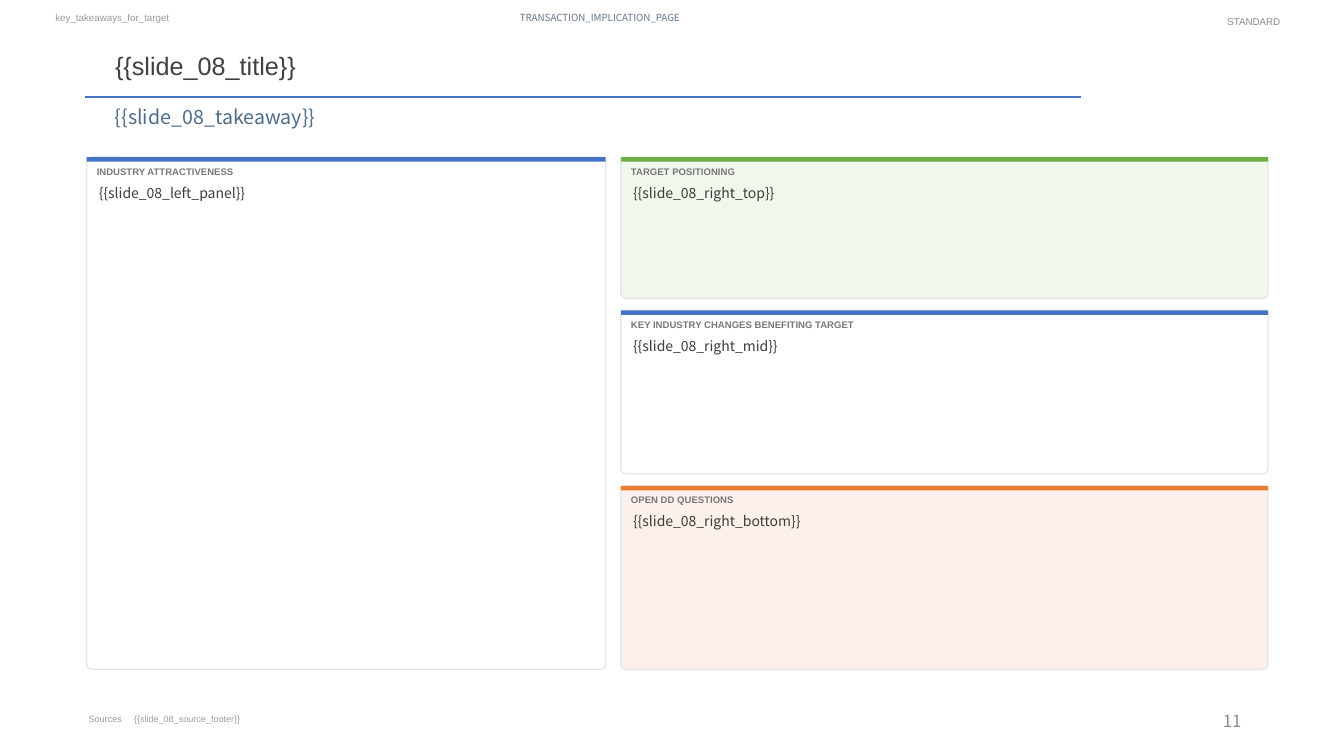
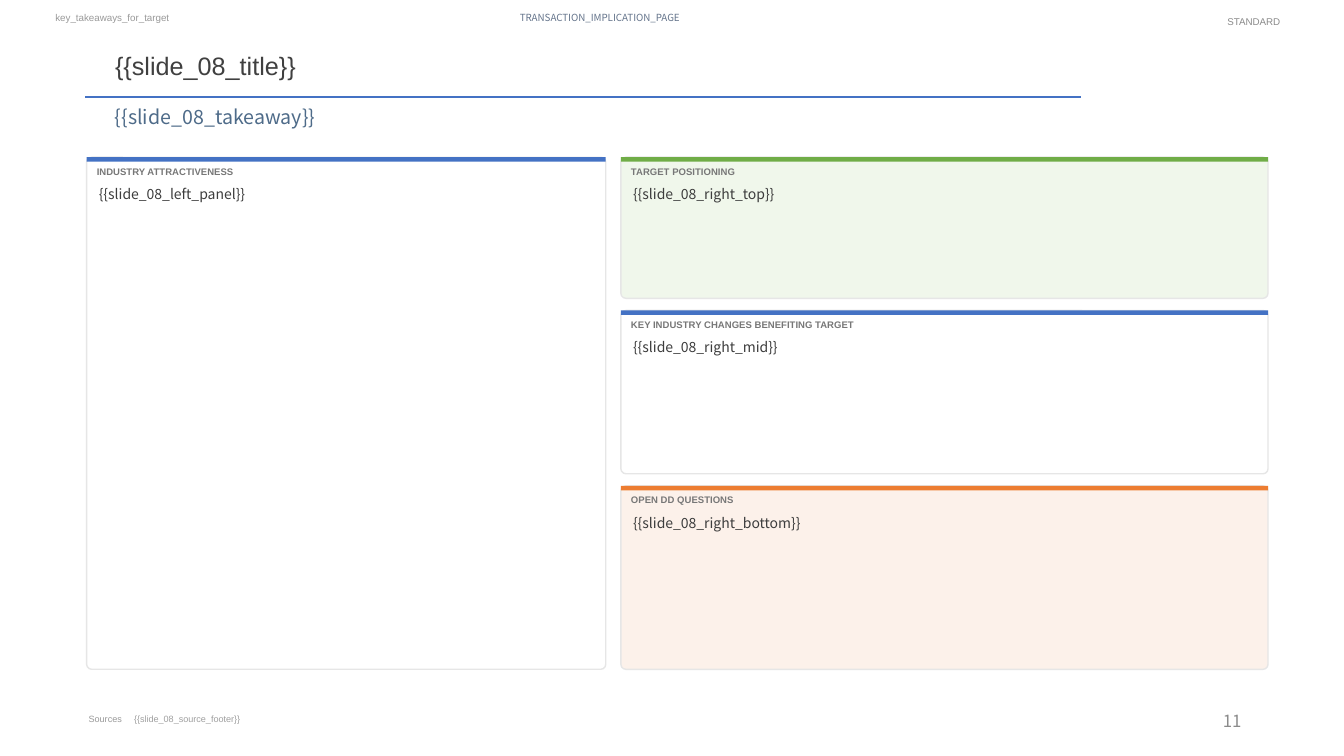
Before and after one commit to alfiezhang/ib-pitchdeck-industry-section-skill, a slide deck: slide 11 of assets/industry_section_template_master.pptx. Drawn at 1344x756 pixels with LibreOffice and Linux fonts; fonts in the diff are those of the drawing; background and template pictures are left out. Boxes give left, top, right and bottom in pixels: in the first picture for what was removed or moved away, otherwise in the second. Text is boxed around its words. In the diff, an @@ line names an element or a change of style, - is before the commit and + after.

```diff
--- a/assets/industry_section_template_master.pptx
+++ b/assets/industry_section_template_master.pptx
@@ text "{{slide_08_right_bottom}}" at box(633, 517, 800, 532): line spacing 1.1 to 1.2; more space between paragraphs @@
```
Also in this commit, not shown: 10 other slides changed.
